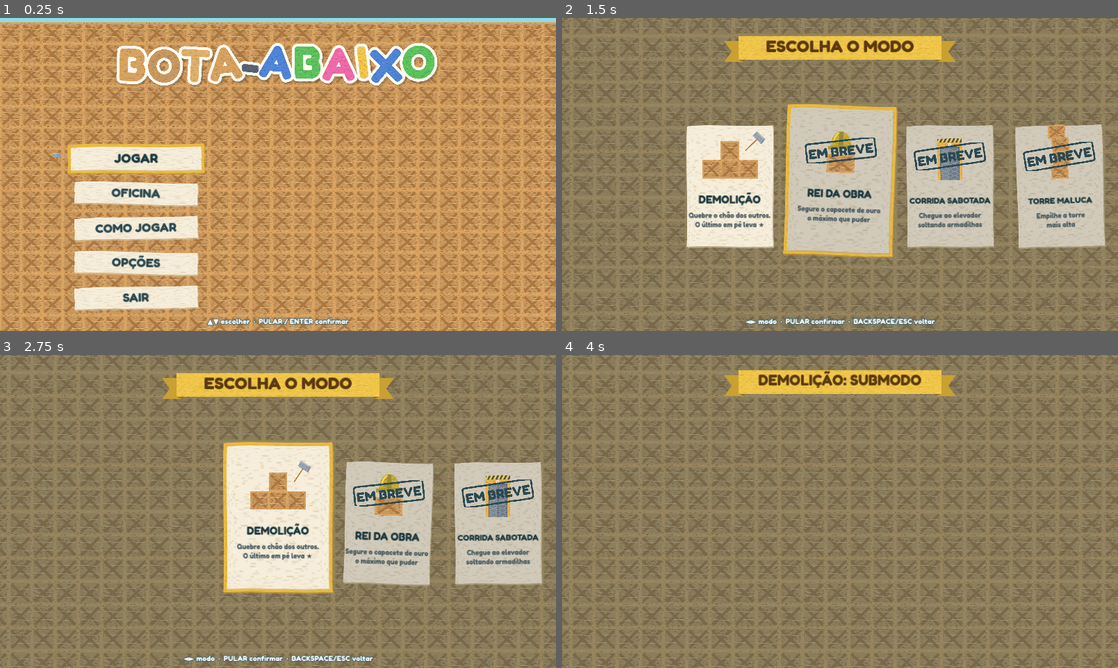
Above: before the commit, frames 1-4 (two rows, left to right).
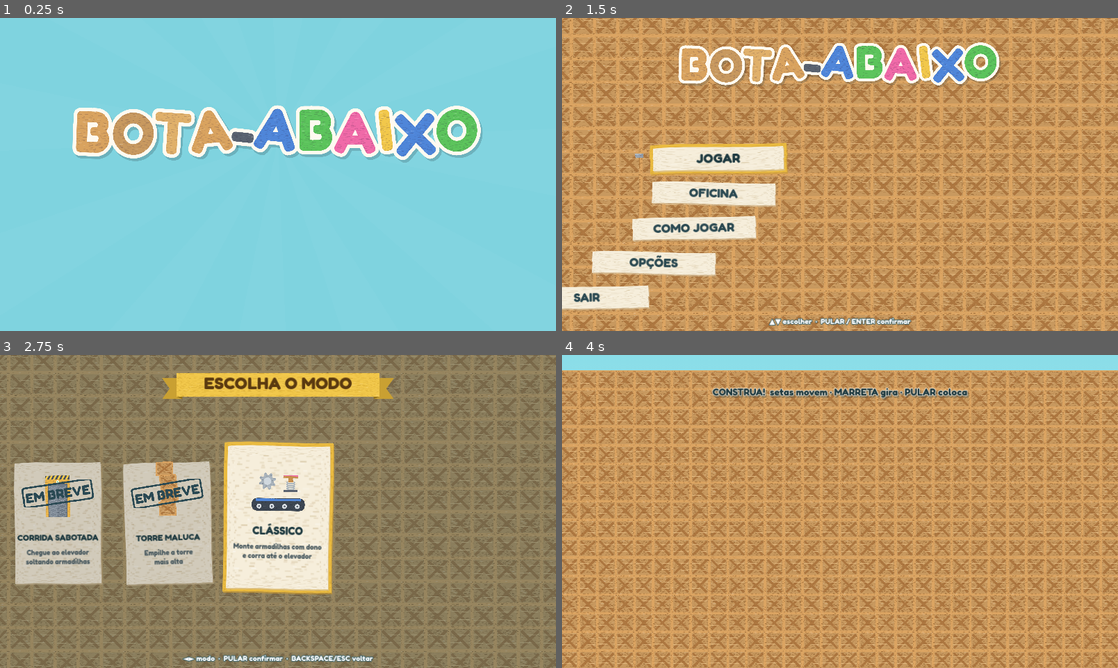
Above: after the commit, the same moments.

Repository: joao992001/bota-abaixo-teste-2
Game: Godot game, scene res://main.tscn
Two runs of this game, one before a commit and one after it. Both use one fixed random seed, a clock stepped at 60 frames per second and the inputs below.
Inputs (mouse positions are in pixels of both pictures, inside the frame that each line leads up to):
- Up to frame 1 (0.25 s): no input
- Up to frame 2 (1.5 s): tap Enter at 0.5 s; move the mouse to (962, 158) at 0.52 s; hold D from 0.53 s (still down); tap F at 0.6 s; click (962, 158) at 0.67 s; tap Space at 0.77 s; move the mouse to (728, 190) at 1.27 s; tap E at 1.35 s; click (728, 190) at 1.42 s
- Up to frame 3 (2.75 s): tap Space at 1.52 s; move the mouse to (333, 442) at 2.02 s; release D at 2.03 s; hold A from 2.03 s (still down); tap G at 2.1 s; click (333, 442) at 2.17 s
- Up to frame 4 (4 s): tap Space at 2.75, 3.02, 3.77 s; move the mouse to (812, 574) at 2.77 s; release A at 2.78 s; hold D from 2.78 s (still down); tap Q at 2.85 s; click (812, 574) at 2.92 s; move the mouse to (1006, 558) at 3.52 s; tap Enter at 3.6 s; click (1006, 558) at 3.67 s

The runs differ from the first frame. In frame 1, 97% of the frame differs, in the area x 0-100%, y 1-100%; in frame 2, 97%; in frame 3, 27%; in frame 4, 100%, in the area x 0-100%, y 0-100%.
Error in both runs: Trying to assign value of type 'Nil' to a variable of type 'Dictionary'. (res://autoload/data.gd:24)

Commit message:
Intro animada, músicas em OGG, controle mais robusto com diagnóstico, instalador com opção de atalhos
Co-Authored-By: Claude Opus 5.5 <noreply@anthropic.com>
Claude-Session: https://claude.ai/code/session_018QUPBRYpVzUA4ooVrpYmDH

Diff:
--- a/game/autoload/audio.gd
+++ b/game/autoload/audio.gd
@@ -93,8 +93,13 @@
 		if name == "":
 			_music.stop()
 			return
-		var st := _stream("res://assets/audio/music/%s.wav" % name)
-		if st is AudioStreamWAV:
+		var path := "res://assets/audio/music/%s.ogg" % name
+		if not ResourceLoader.exists(path):
+			path = "res://assets/audio/music/%s.wav" % name
+		var st := _stream(path)
+		if st is AudioStreamOggVorbis:
+			st.loop = loop   # músicas em OGG (10x menores que WAV)
+		elif st is AudioStreamWAV:
 			st.loop_mode = AudioStreamWAV.LOOP_FORWARD if loop else AudioStreamWAV.LOOP_DISABLED
 			st.loop_begin = 0
 			st.loop_end = int(st.get_length() * st.mix_rate)
@@ -102,7 +107,7 @@
 		_music.volume_db = _db(music_vol)
 		_music.play()
 		if rec_log != null:
-			rec_log.append({"t": rec_time + 0.35, "path": "res://assets/audio/music/%s.wav" % name, "pitch": 1.0, "db": _music.volume_db, "music": true}))
+			rec_log.append({"t": rec_time + 0.35, "path": path, "pitch": 1.0, "db": _music.volume_db, "music": true}))
 
 ## Música mais rápida na tensão (terremoto, relógio acabando, morte súbita). 1.0 = normal.
 var _tempo := 1.0
--- a/game/autoload/player_input.gd
+++ b/game/autoload/player_input.gd
@@ -23,6 +23,9 @@
 var jump_frame := {}    # dispositivo -> quadro de física em que PULAR foi apertado
 var aliases := {}       # dispositivo "gêmeo" ignorado -> dispositivo real (mesmo controle visto 2x no Windows)
 const TWIN_FRAMES := 2
+var _jb := {}           # controle -> {botão: apertado}, pelos eventos (além da leitura direta)
+var _ja := {}           # controle -> {eixo: valor}, pelos eventos
+var last_raw := {}      # controle -> último botão/eixo cru recebido (tela TESTAR CONTROLES)
 var toasts: Array = []  # avisos de controle conectado/desconectado: {text, t, ok}
 var vibration := true   # OPÇÕES: vibração dos controles
 signal pad_changed(dev: String, connected: bool)
@@ -32,12 +35,15 @@
 
 func _on_joy(j: int, connected: bool) -> void:
 	var dev := "joy%d" % j
+	_log_pad(j, connected)
 	var nm := pad_name(dev) if connected else "controle %d" % (j + 1)
 	toasts.append({"text": ("Conectado: %s" if connected else "Desconectado: %s") % nm, "t": 0.0, "ok": connected, "dev": dev})
 	if not connected:
 		_cur.erase(dev)
 		_prev.erase(dev)
 		aliases.erase(dev)
+		_jb.erase(j)
+		_ja.erase(j)
 	pad_changed.emit(dev, connected)
 
 func _process(dt: float) -> void:
@@ -122,24 +128,53 @@
 					s[a] = true
 	elif dev.begins_with("joy"):
 		var j := int(dev.substr(3))
-		var x := Input.get_joy_axis(j, JOY_AXIS_LEFT_X)
-		var y := Input.get_joy_axis(j, JOY_AXIS_LEFT_Y)
-		s["left"] = x < -0.45 or Input.is_joy_button_pressed(j, JOY_BUTTON_DPAD_LEFT)
-		s["right"] = x > 0.45 or Input.is_joy_button_pressed(j, JOY_BUTTON_DPAD_RIGHT)
-		s["up"] = y < -0.45 or Input.is_joy_button_pressed(j, JOY_BUTTON_DPAD_UP)
-		s["down"] = y > 0.45 or Input.is_joy_button_pressed(j, JOY_BUTTON_DPAD_DOWN)
-		s["jump"] = Input.is_joy_button_pressed(j, JOY_BUTTON_A)
-		s["hammer"] = Input.is_joy_button_pressed(j, JOY_BUTTON_X) or Input.is_joy_button_pressed(j, JOY_BUTTON_RIGHT_SHOULDER) \
-			or Input.get_joy_axis(j, JOY_AXIS_TRIGGER_RIGHT) > 0.5
-		s["item"] = Input.is_joy_button_pressed(j, JOY_BUTTON_Y) or Input.is_joy_button_pressed(j, JOY_BUTTON_B) \
-			or Input.is_joy_button_pressed(j, JOY_BUTTON_LEFT_SHOULDER) or Input.get_joy_axis(j, JOY_AXIS_TRIGGER_LEFT) > 0.5
-		s["start"] = Input.is_joy_button_pressed(j, JOY_BUTTON_START)
-		s["back"] = Input.is_joy_button_pressed(j, JOY_BUTTON_BACK) or Input.is_joy_button_pressed(j, JOY_BUTTON_B)
+		var x := jaxis(j, JOY_AXIS_LEFT_X)
+		var y := jaxis(j, JOY_AXIS_LEFT_Y)
+		s["left"] = x < -0.45 or jbtn(j, JOY_BUTTON_DPAD_LEFT)
+		s["right"] = x > 0.45 or jbtn(j, JOY_BUTTON_DPAD_RIGHT)
+		s["up"] = y < -0.45 or jbtn(j, JOY_BUTTON_DPAD_UP)
+		s["down"] = y > 0.45 or jbtn(j, JOY_BUTTON_DPAD_DOWN)
+		s["jump"] = jbtn(j, JOY_BUTTON_A)
+		s["hammer"] = jbtn(j, JOY_BUTTON_X) or jbtn(j, JOY_BUTTON_RIGHT_SHOULDER) or jaxis(j, JOY_AXIS_TRIGGER_RIGHT) > 0.5
+		s["item"] = jbtn(j, JOY_BUTTON_Y) or jbtn(j, JOY_BUTTON_B) or jbtn(j, JOY_BUTTON_LEFT_SHOULDER) or jaxis(j, JOY_AXIS_TRIGGER_LEFT) > 0.5
+		s["start"] = jbtn(j, JOY_BUTTON_START)
+		s["back"] = jbtn(j, JOY_BUTTON_BACK) or jbtn(j, JOY_BUTTON_B)
 	return s
 
 var _keys := {}   # "tecla:posição" -> apertada (posição separa Ctrl/Shift esquerdo e direito)
 
+## Botão do controle: leitura direta OU o último evento recebido (qualquer um dos dois basta).
+func jbtn(j: int, b: int) -> bool:
+	return Input.is_joy_button_pressed(j, b) or bool(_jb.get(j, {}).get(b, false))
+
+func jaxis(j: int, a: int) -> float:
+	var p := Input.get_joy_axis(j, a)
+	var ev: float = _ja.get(j, {}).get(a, 0.0)
+	return p if absf(p) >= absf(ev) else ev
+
+## Relatório para diagnóstico (user://controles.txt): nome, GUID, se a Godot reconhece o mapeamento.
+func _log_pad(j: int, connected: bool) -> void:
+	var f := FileAccess.open("user://controles.txt", FileAccess.READ_WRITE if FileAccess.file_exists("user://controles.txt") else FileAccess.WRITE)
+	if f == null:
+		return
+	f.seek_end()
+	f.store_line("%s  controle %d %s  nome=\"%s\"  guid=%s  reconhecido=%s  info=%s" % [Time.get_datetime_string_from_system(), j,
+		"CONECTOU" if connected else "DESCONECTOU", Input.get_joy_name(j), Input.get_joy_guid(j), Input.is_joy_known(j), str(Input.get_joy_info(j))])
+	f.close()
+
 func _input(e: InputEvent) -> void:
+	if e is InputEventJoypadButton:
+		if not _jb.has(e.device):
+			_jb[e.device] = {}
+		_jb[e.device][e.button_index] = e.pressed
+		if e.pressed:
+			last_raw[e.device] = "botão %d" % e.button_index
+	elif e is InputEventJoypadMotion:
+		if not _ja.has(e.device):
+			_ja[e.device] = {}
+		_ja[e.device][e.axis] = e.axis_value if absf(e.axis_value) > 0.2 else 0.0
+		if absf(e.axis_value) > 0.5:
+			last_raw[e.device] = "eixo %d: %+.2f" % [e.axis, e.axis_value]
 	if e is InputEventKey and not e.echo:
 		var k: int = e.physical_keycode if e.physical_keycode != 0 else e.keycode
 		_keys["%d:%d" % [k, e.location]] = e.pressed
@@ -193,10 +228,28 @@
 	return dev_held(dev, a) and not _prev.get(dev, {}).get(a, false)
 
 func held(p: int, a: String) -> bool:
-	return p < slots.size() and dev_held(slots[p], a)
+	if p >= slots.size():
+		return false
+	if dev_held(slots[p], a):
+		return true
+	for tw in aliases:
+		if aliases[tw] == slots[p] and dev_held(tw, a):
+			return true
+	return false
 
 func pressed(p: int, a: String) -> bool:
-	return p < slots.size() and dev_pressed(slots[p], a)
+	if p >= slots.size():
+		return false
+	if dev_pressed(slots[p], a):
+		return true
+	for tw in aliases:
+		if aliases[tw] == slots[p] and dev_pressed(tw, a):
+			return true
+	return false
+
+## Controle que a Godot reconhece (mapeamento conhecido) — preferido quando o Windows mostra o mesmo controle 2x.
+func is_known(dev: String) -> bool:
+	return dev.begins_with("joy") and Input.is_joy_known(int(dev.substr(3)))
 
 func axis_x(p: int) -> float:
 	return float(held(p, "right")) - float(held(p, "left"))
--- a/game/main.gd
+++ b/game/main.gd
@@ -23,10 +23,10 @@
 const T := 64
 const MILESTONE := 1
 
-enum S { JOIN, PICK, BUILD, RUN, SCORE, WIN, MENU, MODES, HOWTO, OPTIONS, ARENAS, SUBMODOS, AJUSTES, EVENTOS, CONTROLES }
-var state := S.MENU
+enum S { JOIN, PICK, BUILD, RUN, SCORE, WIN, MENU, MODES, HOWTO, OPTIONS, ARENAS, SUBMODOS, AJUSTES, EVENTOS, CONTROLES, INTRO }
+var state := S.INTRO   # abre com a intro animada (os testes pulam direto para a entrada)
 var paused := false
-const MENU_STATES := [S.MENU, S.MODES, S.HOWTO, S.OPTIONS, S.ARENAS, S.SUBMODOS, S.AJUSTES, S.EVENTOS, S.CONTROLES]
+const MENU_STATES := [S.MENU, S.MODES, S.HOWTO, S.OPTIONS, S.ARENAS, S.SUBMODOS, S.AJUSTES, S.EVENTOS, S.CONTROLES, S.INTRO]
 var sandbox := false          # OFICINA: ambiente de testes (respawn infinito, rodada sem fim)
 var oficina: Node = null
 var perf_acc := {}             # tempo gasto por parte (medição --perf)
@@ -137,7 +137,7 @@
 	PlayerInput.pad_changed.connect(_on_pad_changed)
 	var args := OS.get_cmdline_user_args()
 	for a in args:
-		if a == "--autotest" or a.begins_with("--shot") or a.begin …(230 unchanged characters)… --oficina") or a.begins_with("--parede"):
+		if a == "--autotest" or a.begins_with("--shot") or a.begin …(230 unchanged characters)… --oficina") or a.begins_with("--parede") or a.begins_with("--intro"):
 			state = S.JOIN   # testes e capturas começam direto na entrada de jogadores
 			var scr: GDScript = load("res://tests/driver.gd")
 			if scr == null or not scr.can_instantiate():
@@ -465,7 +465,9 @@
 
 # ---------------------------------------------------------------- entrada
 func _join_update() -> void:
-	for dev in PlayerInput.all_devices():
+	var devs: Array = PlayerInput.all_devices()
+	devs.sort_custom(func(a, b): return PlayerInput.is_known(a) and not PlayerInput.is_known(b))   # reconhecidos primeiro
+	for dev in devs:
 		if dev in PlayerInput.slots or not PlayerInput.dev_pressed(dev, "jump"):
 			continue
 		if PlayerInput.aliases.has(dev):
--- a/game/project.godot
+++ b/game/project.godot
@@ -5,7 +5,7 @@
 config/name="Bota-Abaixo"
 config/icon="res://icon.png"
 boot_splash/bg_color=Color(0.498, 0.827, 0.875, 1)
-boot_splash/image="res://assets/ui/logo.png"
+boot_splash/show_image=false
 boot_splash/fullsize=false
 boot_splash/use_filter=true
 run/main_scene="res://main.tscn"
--- a/game/tests/driver.gd
+++ b/game/tests/driver.gd
@@ -18,6 +18,24 @@
 			shot = a.substr(7)
 		if a.begins_with("--anim="):
 			anim = a.substr(7)
+		if a.begins_with("--intro="):
+			var dir: String = a.substr(8)
+			DirAccess.make_dir_recursive_absolute(dir)
+			get_window().size = Vector2i(1920, 1080)
+			main.go_menu()
+			main.state = S.INTRO
+			main.menus.intro_t = 0.0
+			main.menus.intro_frames = 0
+			main.menus.intro_hit = false
+			main.menus.intro_hi = false
+			var shots := [12, 30, 40, 60, 95, 125, 140, 165]
+			var fr := 0
+			for target in shots:
+				await frames(target - fr)
+				fr = target
+				await snap(dir, "intro_%03d" % target)
+			get_tree().quit(0)
+			return
 		if a.begins_with("--parede="):
 			await parede_frames(a.substr(9))
 			get_tree().quit(0)
@@ -186,7 +204,7 @@
 	Audio.music("partida")
 	await frames(30)
 	var ms: AudioStream = Audio._music.stream
-	check(ms is AudioStreamWAV and ms.loop_mode == AudioStreamWAV.LOOP_FORWARD, "música da partida em loop")
+	check(ms is AudioStreamOggVorbis and ms.loop, "música da partida em OGG e em loop")
 	Audio.play("bonk")
 	Audio.voice("voz_ai", 2)
 	print("== Teclado (Windows: Shift fantasma nas setas, Ctrl esquerdo x direito)")
@@ -1271,6 +1289,28 @@
 	check(PlayerInput.slots[2] == "v9" and main.players[2]["dev"] == "v9" and main.lost_pads.is_empty(), "outro controle assume P3 com START")
 	await tap("v0", "start")
 	check(not main.paused, "continua a partida")
+	# o mesmo controle visto 2x pelo Windows: o jogador escuta as duas cópias
+	main.go_menu()
+	main.state = S.JOIN
+	PlayerInput.virtual = {"v0": {}, "v7": {}}
+	await frames(2)
+	await tap("v0", "jump")
+	PlayerInput.aliases["v7"] = "v0"
+	vset("v7", "right", true)
+	await frames(2)
+	check(PlayerInput.held(0, "right"), "controle duplicado: o botão da cópia também move o jogador")
+	vset("v7", "right", false)
+	PlayerInput.aliases.erase("v7")
+	# intro: anda sozinha até o menu, e qualquer botão pula
+	main.go_menu()
+	main.state = S.INTRO
+	main.menus.intro_t = 0.0
+	main.menus.intro_frames = 0
+	await frames(30)
+	check(main.state == S.INTRO, "intro rodando")
+	await tap("v0", "jump")
+	await frames(60)
+	check(main.state == S.MENU, "qualquer botão pula a intro e chega ao menu")
 	# tela de teste de controles abre e fecha com ESC
 	main.go_menu()
 	main.state = S.CONTROLES
--- a/game/ui/menus.gd
+++ b/game/ui/menus.gd
@@ -23,6 +23,12 @@
 var opt_sel := 0
 var pause_sel := 0
 var t := 0.0
+var intro_t := 0.0
+var menu_in := 1.0   # 0→1: botões do menu entram deslizando depois da intro
+var intro_frames := 0
+var intro_hit := false
+var intro_hi := false
+const INTRO_END := 2.6
 var shake_card := 0.0
 var arena_sel := 0
 var sub_sel := 0
@@ -50,6 +56,9 @@
 
 func update(dt: float) -> void:
 	t += dt
+	if main.state == main.S.INTRO:
+		_update_intro(dt)
+		return
 	if move_v() != 0 or move_h() != 0:
 		Audio.play("menu_mover")
 	if pressed("back"):
@@ -193,6 +202,7 @@
 		S.AJUSTES: _draw_adjust(ci)
 		S.EVENTOS: main.events.menu_draw(ci, self)
 		S.CONTROLES: _draw_pads(ci)
+		S.INTRO: _draw_intro(ci)
 	if main.paused:
 		if main.sandbox and main.oficina.open:
 			main.oficina.draw(ci)
@@ -208,7 +218,7 @@
 
 func _logo(ci: CanvasItem, y: float, w: float) -> void:
 	var h := w * 340.0 / 1700.0
-	var bob := sin(t * 1.6) * 6.0
+	var bob := sin(t * 1.6) * 6.0 * menu_in
 	ci.draw_texture_rect(Data.tex("ui/logo"), Rect2(960 - w / 2, y + bob, w, h), false)
 
 func _button(ci: CanvasItem, r: Rect2, label: String, on: bool, rot := 0.0) -> void:
@@ -225,8 +235,10 @@
 
 func _draw_menu(ci: CanvasItem) -> void:
 	_logo(ci, 40, 1180)
+	menu_in = minf(menu_in + get_process_delta_time() / 0.45, 1.0)
 	for i in MENU_ITEMS.size():
-		_button(ci, Rect2(250, 440 + i * 120, 440, 90), MENU_ITEMS[i], sel == i, (-0.02 if i % 2 == 0 else 0.02))
+		var u := _ease_out_back(clampf(menu_in * 1.6 - i * 0.12, 0.0, 1.0))
+		_button(ci, Rect2(250 - 700.0 * (1.0 - u), 440 + i * 120, 440, 90), MENU_ITEMS[i], sel == i, (-0.02 if i % 2 == 0 else 0.02))
 	Kit.text(ci, Vector2(0, 1056), "▲▼ escolher  ·  PULAR / ENTER confirmar", 26, Color.WHITE, HORIZONTAL_ALIGNMENT_CENTER, 1920, 7)
 
 ## Ilustração do cartão; xf = transformação do cartão (girado), para não perdê-la ao desenhar peças giradas.
@@ -503,6 +515,7 @@
 		var x0 := 960.0 - (n * cw + (n - 1) * 20.0) / 2.0
 		for k in n:
 			_draw_pad_card(ci, pads[k], Rect2(x0 + k * (cw + 20.0), 180, cw, 780), k)
+	Kit.text(ci, Vector2(0, 1020), "relatório dos controles: " + ProjectSettings.globalize_path("user://controles.txt"), 20, Color.WHITE, HORIZONTAL_ALIGNMENT_CENTER, 1920, 6)
 	Kit.text(ci, Vector2(0, 1056), "Aperte os botões para ver acender  ·  PULAR vibra  ·  SELECT ou ESC volta", 26, Color.WHITE, HORIZONTAL_ALIGNMENT_CENTER, 1920, 7)
 
 func _draw_pad_card(ci: CanvasItem, j: int, r: Rect2, k: int) -> void:
@@ -518,6 +531,13 @@
 	var used: int = PlayerInput.slots.find(dev)
 	if used >= 0:
 		Kit.text(ci, Vector2(r.position.x, r.position.y + 158), "jogando como P%d" % (used + 1), 22, Data.TEXT_COLORS[main.players[used]["color"]] if used < main.players.size() else dark, HORIZONTAL_ALIGNMENT_CENTER, r.size.x)
+	elif PlayerInput.aliases.has(dev):
+		Kit.text(ci, Vector2(r.position.x, r.position.y + 158), "cópia do mesmo controle (usado junto)", 20, Color("#8a5a10"), HORIZONTAL_ALIGNMENT_CENTER, r.size.x)
+	# diagnóstico: mapeamento reconhecido e último sinal cru recebido
+	var known := Input.is_joy_known(j)
+	Kit.text(ci, Vector2(r.position.x, r.end.y - 40), ("mapeamento reconhecido" if known else "mapeamento DESCONHECIDO (botões podem vir trocados)"), 19,
+		Color("#3c9a46") if known else Color("#a01528"), HORIZONTAL_ALIGNMENT_CENTER, r.size.x)
+	Kit.text(ci, Vector2(r.position.x, r.end.y - 14), "último sinal: %s" % String(PlayerInput.last_raw.get(j, "—")), 19, Color("#4a5a60"), HORIZONTAL_ALIGNMENT_CENTER, r.size.x)
 	# corpo do controle
 	var c := Vector2(r.get_center().x, r.position.y + 360)
 	var body := Rect2(c - Vector2(180, 95), Vector2(360, 190))
@@ -559,3 +579,105 @@
 			parts.append(e)
 		Kit.pad_hint(ci, r.get_center().x, y, parts, 26, dark, st)
 		y += 48
+
+# ---------------------------------------------------------------- intro animada (abre o jogo)
+## O logo cai e quica, bate levantando poeira, os robôs entram correndo e acenam, e o logo desliza até o menu.
+func _update_intro(dt: float) -> void:
+	intro_frames += 1
+	if intro_frames < 4:
+		return   # primeiros quadros (carregando a tela): o relógio da animação só anda depois
+	intro_t += minf(dt, 1.0 / 30.0)   # sem pulos se um quadro demorar
+	if not intro_hit and intro_t >= 0.55:
+		intro_hit = true
+		Audio.play("caixote_pancada", 0.8)
+		Audio.play("pisao", 0.7)
+		main.shake(10.0)
+	if not intro_hi and intro_t >= 1.25:
+		intro_hi = true
+		Audio.voice("voz_oi", 0)
+	if intro_t < 1.8 and (confirm() or pressed("start") or pressed("back")):
+		intro_t = 1.8   # qualquer botão pula para o final da intro
+	if intro_t >= INTRO_END:
+		main.state = main.S.MENU
+		sel = 0
+		menu_in = 0.0
+
+static func _ease_out_back(x: float) -> float:
+	var c1 := 1.70158
+	var c3 := c1 + 1.0
+	return 1.0 + c3 * pow(x - 1.0, 3) + c1 * pow(x - 1.0, 2)
+
+static func _smooth(x: float) -> float:
+	x = clampf(x, 0.0, 1.0)
+	return x * x * (3.0 - 2.0 * x)
+
+func _draw_intro(ci: CanvasItem) -> void:
+	var k := intro_t
+	# fundo: céu cheio no começo, some no fim revelando o menu
+	var fade := 1.0 - _smooth((k - 1.8) / 0.7)
+	ci.draw_rect(Rect2(0, 0, 1920, 1080), Color(0.498, 0.827, 0.875, fade))
+	# raios girando atrás do logo
+	if fade > 0.0:
+		for i in 12:
+			var a := i * TAU / 12.0 + k * 0.4
+			var p0 := Vector2(960, 420)
+			ci.draw_colored_polygon(PackedVector2Array([p0, p0 + Vector2.from_angle(a - 0.12) * 1400.0, p0 + Vector2.from_angle(a + 0.12) * 1400.0]), Color(1, 1, 1, 0.10 * fade * _smooth(k / 0.6)))
+	# logo: cai com quique, amassa no impacto, respira, e desliza para o lugar do menu
+	var tex := Data.tex("ui/logo")
+	var w0 := 1500.0
+	var c0 := Vector2(960, 400)
+	var w1 := 1180.0
+	var c1 := Vector2(960, 40 + w1 * 340.0 / 1700.0 / 2.0)
+	var drop := clampf(k / 0.55, 0.0, 1.0)
+	var c := Vector2(960, lerpf(-320.0, c0.y, _ease_out_back(drop) if drop < 1.0 else 1.0))
+	var sq := Vector2.ONE
+	if k >= 0.55 and k < 0.95:
+		var u := (k - 0.55) / 0.4
+		var s := sin(u * PI * 2.0) * (1.0 - u) * 0.14
+		sq = Vector2(1.0 + s, 1.0 - s)
+	var move := _smooth((k - 1.8) / 0.7)
+	var w := lerpf(w0, w1, move)
+	c = c.lerp(c1, move)
+	c.y += sin(k * 2.2) * 6.0 * (1.0 - move) * float(k > 0.95)
+	var h := w * 340.0 / 1700.0
+	if tex != null:
+		ci.draw_set_transform(c, sin(k * 1.7) * 0.015 * (1.0 - move), sq)
+		ci.draw_texture_rect(tex, Rect2(Vector2(-w / 2.0, -h / 2.0), Vector2(w, h)), false)
+		ci.draw_set_transform(Vector2.ZERO)
+	# poeira e estrelinhas no impacto
+	if k >= 0.55 and k < 1.4:
+		var u := (k - 0.55) / 0.85
+		for i in 10:
+			var side := -1.0 if i % 2 == 0 else 1.0
+			var px := 960.0 + side * (200.0 + (i / 2) * 120.0 + u * 160.0)
+			var py := c0.y + h * 0.42 - u * 40.0 * (1.0 + (i % 3) * 0.4)
+			ci.draw_circle(Vector2(px, py), (22.0 + (i % 3) * 8.0) * (1.0 - u * 0.6), Color(0.97, 0.94, 0.86, 0.85 * (1.0 - u)))
+		for i in 8:
+			var a := i * TAU / 8.0
+			var sp := c0 + Vector2.from_angle(a) * (300.0 + u * 420.0) * Vector2(1.6, 0.6)
+			var sz := 14.0 * (1.0 - u)
+			Kit.star(ci, sp, sz * 2.0, true)
+	# os quatro robôs entram correndo e acenam (somem quando o menu aparece)
+	if k > 0.7 and k < 2.45:
+		for i in 4:
+			var side := -1.0 if i < 2 else 1.0
+			var target := Vector2(960.0 + side * (130.0 + (i % 2) * 150.0), c0.y + h * 0.5 + 230.0)
+			var u := _smooth((k - 0.7 - i * 0.08) / 0.55)
+			var pos := Vector2(lerpf(960.0 + side * 1200.0, target.x, u), target.y)
+			var out := clampf((k - 1.75 - i * 0.04) / 0.5, 0.0, 1.0)   # pulam para fora quando o menu aparece
+			pos += Vector2(side * 260.0 * out, -180.0 * sin(out * PI) + 900.0 * out * out)
+			var look := {"color": i, "model": i, "acc": 0, "hammer": true}
+			var pose: Dictionary = RobotVis.victory_pose(k * 1.3 + i) if u >= 1.0 else RobotVis.idle_pose(k + i)
+			if u < 1.0:
+				var ph := k * 22.0 + i
+				pose["feet"] = [Vector2(cos(ph) * 9.0, -maxf(sin(ph), 0.0) * 8.0), Vector2(cos(ph + PI) * 9.0, -maxf(sin(ph + PI), 0.0) * 8.0)]
+				pose["lean"] = 0.15
+			var face := -side
+			ci.draw_set_transform(Vector2.ZERO)
+			var m := Color(1, 1, 1, fade)
+			ci.draw_set_transform_matrix(Transform2D(0.0, Vector2(2.2 * face, 2.2), 0.0, pos))
+			RobotVis.draw_robot(ci, look, pose, Transform2D(0.0, Vector2(2.2 * face, 2.2), 0.0, pos))
+			ci.draw_set_transform(Vector2.ZERO)
+	if k > 1.0 and k < 1.8:
+		var a := clampf((k - 1.0) / 0.3, 0.0, 1.0) * (0.6 + 0.4 * sin(k * 6.0))
+		Kit.text(ci, Vector2(0, 1030), "aperte qualquer botão", 30, Color(1, 1, 1, a), HORIZONTAL_ALIGNMENT_CENTER, 1920, 6, Color(0.12, 0.3, 0.33, a))
Not shown, changed: docs/decisoes.md
Not shown, added: game/assets/audio/music/altura.ogg
Not shown, removed: game/assets/audio/music/altura.wav
Not shown, added: game/assets/audio/music/caos.ogg
Not shown, removed: game/assets/audio/music/caos.wav
Not shown, added: game/assets/audio/music/fabrica.ogg
Not shown, removed: game/assets/audio/music/fabrica.wav
Not shown, added: game/assets/audio/music/menu.ogg
Not shown, removed: game/assets/audio/music/menu.wav
Not shown, added: game/assets/audio/music/partida.ogg
Not shown, removed: game/assets/audio/music/partida.wav
Not shown, added: game/assets/audio/music/vitoria.ogg
(and 2 more such lines)
